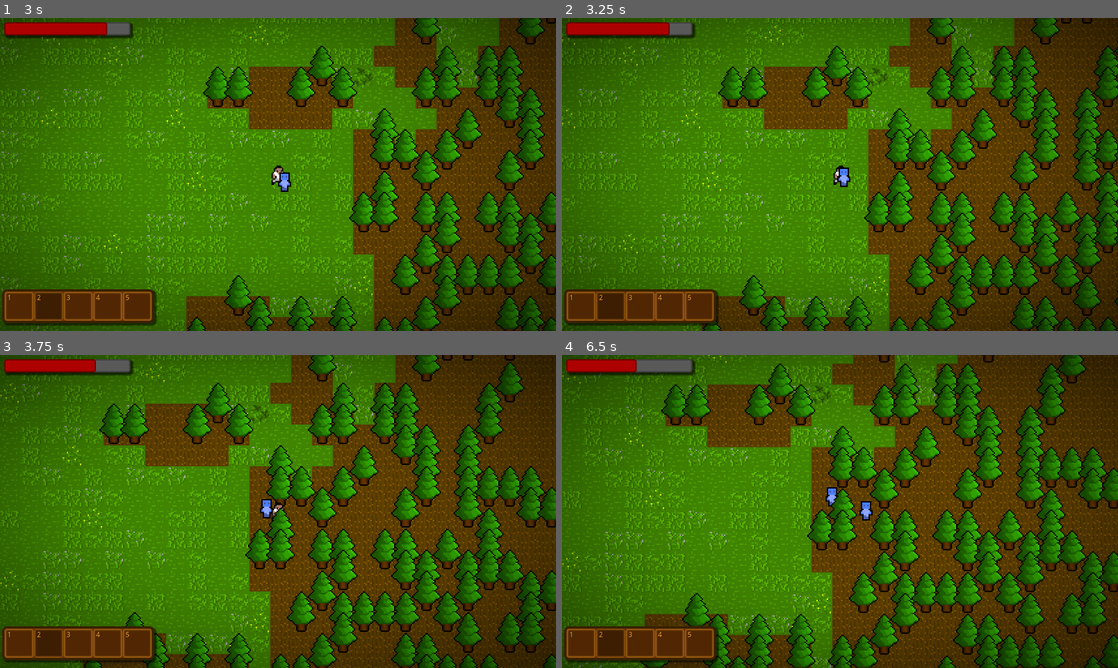
Above: before the commit, frames 1-4 (two rows, left to right).
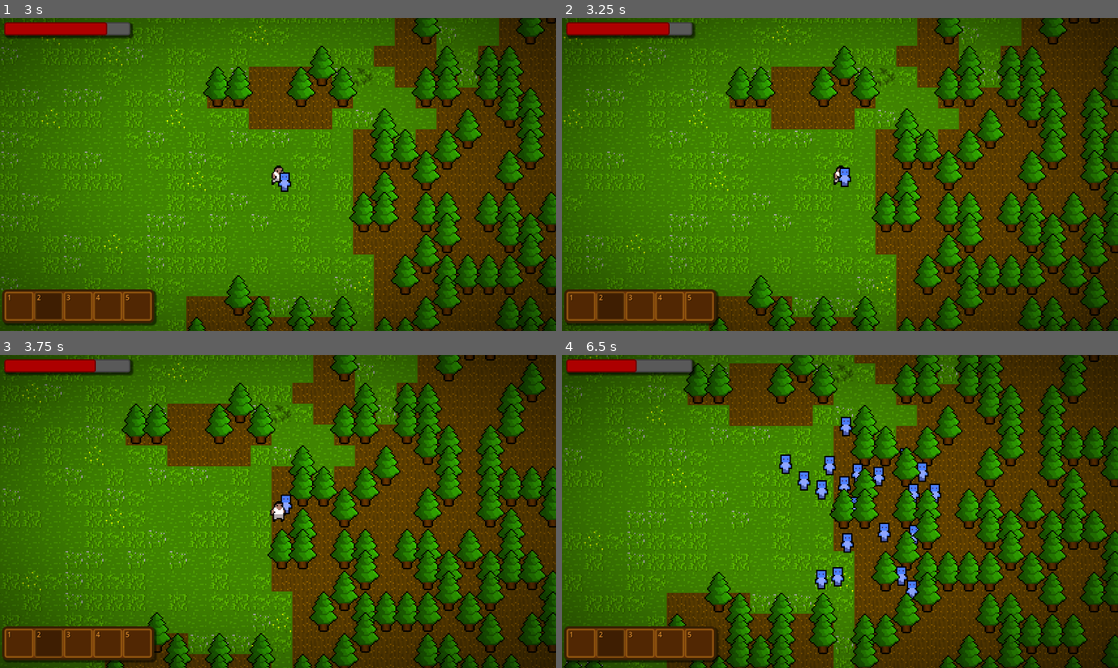
Above: after the commit, the same moments.

Repository: Lucasc0-Git/The-Gunsmith-Survivor
Game: Godot game, scene res://Scenes/StartScene.tscn
Two runs of this game, one before a commit and one after it. Both use one fixed random seed, a clock stepped at 60 frames per second and the inputs below.
Inputs (mouse positions are in pixels of both pictures, inside the frame that each line leads up to):
- Up to frame 1 (3 s): click "Play New Game" at 0.5 s; drag from (16, 305) to (289, 180) at 1.27 s; drag from (50, 305) to (289, 168) at 2.02 s; move the mouse to (77, 305) at 2.77 s; hold D (move_right) from 2.78 s (still down); hold Mouse wheel down (next_weapon) from 2.78 s (still down); click (77, 305) at 2.92 s
- Up to frame 2 (3.25 s): keep holding D (move_right); keep holding Mouse wheel down (next_weapon); tap Ctrl (Dodge) at 3.05 s
- Up to frame 3 (3.75 s): release D (move_right) at 3.5 s; release Mouse wheel down (next_weapon) at 3.5 s; drag from (105, 642) to (111, 464) at 3.52 s
- Up to frame 4 (6.5 s): drag from (701, 642) to (828, 511) at 4.27 s; drag from (673, 464) to (828, 517) at 5.02 s; move the mouse to (867, 511) at 5.77 s; hold S (move_down) from 5.78 s (still down); tap Ctrl (Dodge) at 5.85 s; click (867, 511) at 5.92 s; tap Q (DEBUG spawn_enemy) at 6.4 s

Frame 1 is identical in both runs. In frame 2, 36% of the frame differs, in the area x 0-100%, y 0-100%; in frame 3, 44%; in frame 4, 50%.
Error after the commit: Invalid access to property or key 'Idle' on a base object of type 'Dictionary'. (res://Scripts/enemy.gd:47)

Commit message:
Added StateMachine for enemies

Diff:
--- a/Godot-Project-Files/Scenes/enemy.tscn
+++ b/Godot-Project-Files/Scenes/enemy.tscn
@@ -1,6 +1,11 @@
 [gd_scene format=3 uid="uid://ho13c5jj0sag"]
 
 [ext_resource type="Script" uid="uid://bhlubgjn46op8" path="res://Scripts/enemy.gd" id="1_hghv2"]
+[ext_resource type="Script" uid="uid://di6gyib1icygt" path="res://Scripts/Enemy_state.gd" id="2_1f0kj"]
+[ext_resource type="Script" uid="uid://b2yd5jq123w1v" path="res://Scripts/EnemyChase.gd" id="2_0830c"]
+[ext_resource type="Script" uid="uid://d4mvxnt7s3rjv" path="res://Scripts/EnemyIdle.gd" id="3_ghaa6"]
+[ext_resource type="Script" uid="uid://bwronxr3hjho" path="res://Scripts/EnemyHit.gd" id="4_1dp5w"]
+[ext_resource type="Script" uid="uid://d0argl1pbkxmp" path="res://Scripts/EnemyWonder.gd" id="5_ghaa6"]
 
 [sub_resource type="RectangleShape2D" id="RectangleShape2D_hghv2"]
 
@@ -73,6 +78,23 @@
 [node name="Timer" type="Timer" parent="." unique_id=575764799]
 autostart = true
 
+[node name="StateMachine" type="Node" parent="." unique_id=389368828]
+
+[node name="Chase" type="Node" parent="StateMachine" unique_id=1016607480]
+script = ExtResource("2_0830c")
+
+[node name="Idle" type="Node" parent="StateMachine" unique_id=1158478414]
+script = ExtResource("3_ghaa6")
+
+[node name="HitPlayer" type="Node" parent="StateMachine" unique_id=1413895096]
+script = ExtResource("4_1dp5w")
+
+[node name="Wonder" type="Node" parent="StateMachine" unique_id=447717311]
+script = ExtResource("5_ghaa6")
+
+[node name="EnemyState" type="Node" parent="StateMachine" unique_id=1569082239]
+script = ExtResource("2_1f0kj")
+
 [connection signal="body_entered" from="HitBoxArea" to="." method="_on_hit_box_area_body_entered"]
 [connection signal="body_exited" from="HitBoxArea" to="." method="_on_hit_box_area_body_exited"]
 [connection signal="timeout" from="Timer" to="." method="_on_timer_timeout"]
--- a/Godot-Project-Files/Scripts/Dodge.gd
+++ b/Godot-Project-Files/Scripts/Dodge.gd
@@ -6,8 +6,8 @@
 	add_child(timer)
 
 func enter() -> void:
-	player.velocity += player.last_dir * player.DODGE_FORCE
-	timer.start(1)
+	player.velocity += player.input_dir * player.dodge_force
+	timer.start(0.8)
 	await timer.timeout
 	player.change_state("Run")
 
--- /dev/null
+++ b/Godot-Project-Files/Scripts/EnemyChase.gd
@@ -0,0 +1 @@
+extends EnemyState
--- /dev/null
+++ b/Godot-Project-Files/Scripts/EnemyHit.gd
@@ -0,0 +1 @@
+extends EnemyState
--- /dev/null
+++ b/Godot-Project-Files/Scripts/EnemyIdle.gd
@@ -0,0 +1 @@
+extends EnemyState
--- /dev/null
+++ b/Godot-Project-Files/Scripts/EnemyWonder.gd
@@ -0,0 +1 @@
+extends EnemyState
--- /dev/null
+++ b/Godot-Project-Files/Scripts/Enemy_state.gd
@@ -0,0 +1,13 @@
+extends Node
+class_name EnemyState
+
+var enemy: Enemy
+
+func enter() -> void:
+	pass
+
+func exit() -> void:
+	pass
+
+func physics_update(_delta: float) -> void:
+	pass
--- a/Godot-Project-Files/Scripts/enemy.gd
+++ b/Godot-Project-Files/Scripts/enemy.gd
@@ -3,6 +3,7 @@
 
 @onready var attack_timer: Timer = $Timer
 @onready var health_bar: ProgressBar = $HealthBar
+@onready var states_node := $StateMachine
 
 @export var speed: int = 50
 @export var max_health: float = 40
@@ -22,6 +23,8 @@
 var _health: float
 var player_in_range: bool = false
 var player: Player = null
+var current_state: State
+var states := {}
 
 func _ready() -> void:
 	health_bar.visible = false
@@ -30,10 +33,27 @@
 	health = max_health
 	player = get_tree().get_first_node_in_group("player")
 
+	## State machine
+	for child in states_node.get_children():
+		if child is State:
+			states[child.name] = child
+			child.player = self
+	change_state("Idle")
+
+## State machine
+func change_state(state_name: String) -> void:
+	if current_state:
+		current_state.exit()
+	current_state = states[state_name]
+	current_state.enter()
+
 func _physics_process(delta: float) -> void:
 	if player == null: return
 	move(delta)
 	move_and_slide()
+
+	if current_state:
+		current_state.physics_update(delta)
 
 func move(delta: float) -> void:
 	var direction := global_position.direction_to(player.global_position)
--- a/Godot-Project-Files/Scripts/main.gd
+++ b/Godot-Project-Files/Scripts/main.gd
@@ -39,8 +39,10 @@
 		else:
 			show_menu()
 
-	if event.is_action_released("DEBUG spawn_enemy"):
-		spawn_enemy(zombie_scene, get_global_mouse_position())
+	if event.is_action_pressed("DEBUG spawn_enemy"):
+		for i in range(20):
+			var rand_pos: Vector2 = Vector2(randi_range(-200, 200), randi_range(-200, 200))
+			spawn_enemy(zombie_scene, get_global_mouse_position() + rand_pos)
 
 func _on_world_generated() -> void:
 	for pos: Vector2 in map.tree_positions:
--- a/Godot-Project-Files/Scripts/player.gd
+++ b/Godot-Project-Files/Scripts/player.gd
@@ -23,11 +23,11 @@
 ## The export vars declaration
 @export var health_max := 100.0
 @export var health_regen_rate: float = 5
+@export var dodge_force: int = 400
 
 ## The const declaration.
 const SPEED: int = 200
 const ACCEL: float = 600
-const DODGE_FORCE: int = 500
 
 ## The signals declaration
 signal health_update(current: float, maximum: float)
Not shown, added: Godot-Project-Files/Scripts/EnemyChase.gd.uid
Not shown, added: Godot-Project-Files/Scripts/EnemyHit.gd.uid
Not shown, added: Godot-Project-Files/Scripts/EnemyIdle.gd.uid
Not shown, added: Godot-Project-Files/Scripts/EnemyWonder.gd.uid
Not shown, added: Godot-Project-Files/Scripts/Enemy_state.gd.uid
